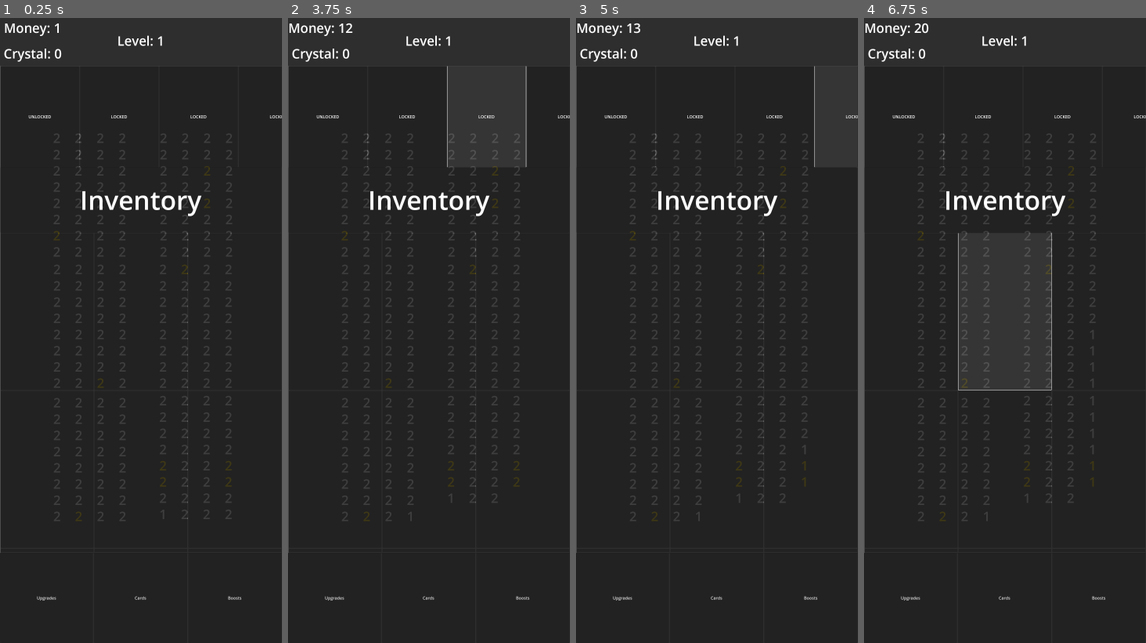
Above: before the commit, frames 1-4 (left to right).
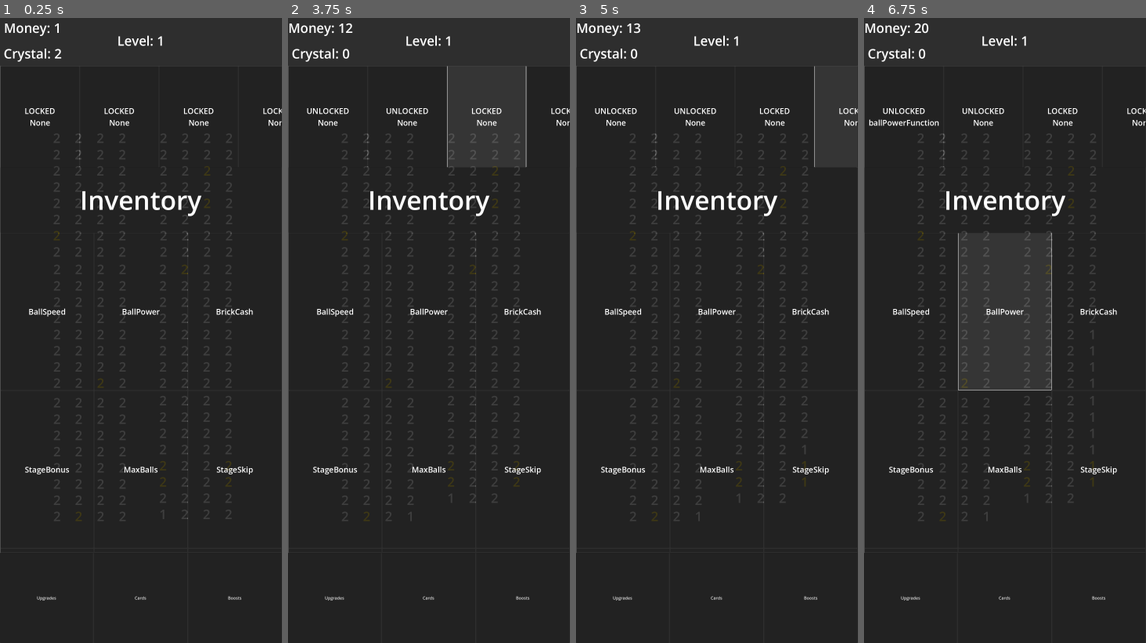
Above: after the commit, the same moments.

Repository: bondhusjude/IdleBrickGame
Game: Godot game, scene res://Scenes/main.tscn
The game is run twice, just before and just after one commit, with the same random seed, the same clock (stepped at 60 frames per second) and the same inputs. The engine's default icon, where the game draws it, is replaced by a stand-in: a white triangle on a blue panel in a dark square.
Inputs (mouse positions are in pixels of both pictures, inside the frame that each line leads up to):
- Up to frame 1 (0.25 s): no input
- Up to frame 2 (3.75 s): click "UNLOCKED" (after the commit: "LOCKED None") at 0.5 s; click "UNLOCKED" (after the commit: "UNLOCKED None") at 1.25 s; click "LOCKED" (after the commit: "LOCKED None") at 2 s; click "LOCKED" (after the commit: "UNLOCKED None") at 2.75 s; click "LOCKED" (after the commit: "LOCKED None") at 3.5 s
- Up to frame 3 (5 s): click "LOCKED" (after the commit: "LOCKED None") at 4.25 s
- Up to frame 4 (6.75 s): click (911, 311) at 5 s; click "UNLOCKED" (after the commit: "UNLOCKED ballSpeedFunction") at 5.75 s; click (1005, 311) at 6.5 s

The runs differ from the first frame. In frame 1, 1.0% of the frame differs, in the area x 8-100%, y 5-74%; in frame 2, 1.0%; in frame 3, 1.0%; in frame 4, 1.1%, in the area x 1-100%, y 14-74%.

Commit message:
added functionality to the cards menu you can now unlock slots and changing the unlocked slots out with different cards that are available in the card pool

Diff:
--- a/GameManager/MainMan/GameManager.tres
+++ b/GameManager/MainMan/GameManager.tres
@@ -5,7 +5,7 @@
 [resource]
 script = ExtResource("1_q4res")
 _money = 0
-_crystal = 0
+_crystal = 2
 _level = 1
 _goldBonus = 1.1
 _normal_brick_chance = 0.95
--- a/Scenes/main.tscn
+++ b/Scenes/main.tscn
@@ -21,8 +21,29 @@
 [sub_resource type="LabelSettings" id="LabelSettings_xrbhn"]
 font_size = 70
 
+[sub_resource type="LabelSettings" id="LabelSettings_766su"]
+font_size = 30
+
+[sub_resource type="LabelSettings" id="LabelSettings_kbflt"]
+font_size = 30
+
+[sub_resource type="LabelSettings" id="LabelSettings_krlvm"]
+font_size = 30
+
+[sub_resource type="LabelSettings" id="LabelSettings_eoy0r"]
+font_size = 30
+
+[sub_resource type="LabelSettings" id="LabelSettings_pmnvg"]
+font_size = 30
+
+[sub_resource type="LabelSettings" id="LabelSettings_a2b4h"]
+font_size = 30
+
 [sub_resource type="LabelSettings" id="LabelSettings_sefct"]
 font_size = 100
+
+[sub_resource type="LabelSettings" id="LabelSettings_8qxd8"]
+font_size = 30
 
 [sub_resource type="LabelSettings" id="LabelSettings_do6o2"]
 font_size = 80
@@ -589,6 +610,8 @@
 size_flags_horizontal = 3
 size_flags_vertical = 3
 script = ExtResource("8_8icbw")
+gameMan = ExtResource("4_f61w4")
+ball = ExtResource("5_6yf3o")
 
 [node name="ActiveCards" type="ScrollContainer" parent="FullScreen/ExtraMenu/Cards"]
 layout_mode = 1
@@ -626,6 +649,7 @@
 anchor_bottom = 1.0
 grow_horizontal = 2
 grow_vertical = 2
+label_settings = SubResource("LabelSettings_766su")
 horizontal_alignment = 1
 vertical_alignment = 1
 
@@ -650,6 +674,7 @@
 anchor_bottom = 1.0
 grow_horizontal = 2
 grow_vertical = 2
+label_settings = SubResource("LabelSettings_kbflt")
 horizontal_alignment = 1
 vertical_alignment = 1
 
@@ -674,6 +699,7 @@
 anchor_bottom = 1.0
 grow_horizontal = 2
 grow_vertical = 2
+label_settings = SubResource("LabelSettings_krlvm")
 horizontal_alignment = 1
 vertical_alignment = 1
 
@@ -698,6 +724,7 @@
 anchor_bottom = 1.0
 grow_horizontal = 2
 grow_vertical = 2
+label_settings = SubResource("LabelSettings_eoy0r")
 horizontal_alignment = 1
 vertical_alignment = 1
 
@@ -722,6 +749,7 @@
 anchor_bottom = 1.0
 grow_horizontal = 2
 grow_vertical = 2
+label_settings = SubResource("LabelSettings_pmnvg")
 horizontal_alignment = 1
 vertical_alignment = 1
 
@@ -746,6 +774,7 @@
 anchor_bottom = 1.0
 grow_horizontal = 2
 grow_vertical = 2
+label_settings = SubResource("LabelSettings_a2b4h")
 horizontal_alignment = 1
 vertical_alignment = 1
 
@@ -799,15 +828,51 @@
 size_flags_horizontal = 3
 mouse_filter = 1
 
+[node name="Label" type="Label" parent="FullScreen/ExtraMenu/Cards/CardsAvailable/VBoxContainer/HBoxContainer/BallSpeed"]
+layout_mode = 1
+anchors_preset = 15
+anchor_right = 1.0
+anchor_bottom = 1.0
+grow_horizontal = 2
+grow_vertical = 2
+text = "BallSpeed"
+label_settings = SubResource("LabelSettings_8qxd8")
+horizontal_alignment = 1
+vertical_alignment = 1
+
 [node name="BallPower" type="Button" parent="FullScreen/ExtraMenu/Cards/CardsAvailable/VBoxContainer/HBoxContainer"]
 layout_mode = 2
 size_flags_horizontal = 3
 mouse_filter = 1
 
+[node name="Label" type="Label" parent="FullScreen/ExtraMenu/Cards/CardsAvailable/VBoxContainer/HBoxContainer/BallPower"]
+layout_mode = 1
+anchors_preset = 15
+anchor_right = 1.0
+anchor_bottom = 1.0
+grow_horizontal = 2
+grow_vertical = 2
+text = "BallPower"
+label_settings = SubResource("LabelSettings_8qxd8")
+horizontal_alignment = 1
+vertical_alignment = 1
+
 [node name="BrickCash" type="Button" parent="FullScreen/ExtraMenu/Cards/CardsAvailable/VBoxContainer/HBoxContainer"]
 layout_mode = 2
 size_flags_horizontal = 3
 mouse_filter = 1
+
+[node name="Label" type="Label" parent="FullScreen/ExtraMenu/Cards/CardsAvailable/VBoxContainer/HBoxContainer/BrickCash"]
+layout_mode = 1
+anchors_preset = 15
+anchor_right = 1.0
+anchor_bottom = 1.0
+grow_horizontal = 2
+grow_vertical = 2
+text = "BrickCash"
+label_settings = SubResource("LabelSettings_8qxd8")
+horizontal_alignment = 1
+vertical_alignment = 1
 
 [node name="HBoxContainer2" type="HBoxContainer" parent="FullScreen/ExtraMenu/Cards/CardsAvailable/VBoxContainer"]
 custom_minimum_size = Vector2(0, 600)
@@ -819,15 +884,51 @@
 size_flags_horizontal = 3
 mouse_filter = 1
 
+[node name="Label" type="Label" parent="FullScreen/ExtraMenu/Cards/CardsAvailable/VBoxContainer/HBoxContainer2/StageBonus"]
+layout_mode = 1
+anchors_preset = 15
+anchor_right = 1.0
+anchor_bottom = 1.0
+grow_horizontal = 2
+grow_vertical = 2
+text = "StageBonus"
+label_settings = SubResource("LabelSettings_8qxd8")
+horizontal_alignment = 1
+vertical_alignment = 1
+
 [node name="MaxBalls" type="Button" parent="FullScreen/ExtraMenu/Cards/CardsAvailable/VBoxContainer/HBoxContainer2"]
 layout_mode = 2
 size_flags_horizontal = 3
 mouse_filter = 1
 
+[node name="Label" type="Label" parent="FullScreen/ExtraMenu/Cards/CardsAvailable/VBoxContainer/HBoxContainer2/MaxBalls"]
+layout_mode = 1
+anchors_preset = 15
+anchor_right = 1.0
+anchor_bottom = 1.0
+grow_horizontal = 2
+grow_vertical = 2
+text = "MaxBalls"
+label_settings = SubResource("LabelSettings_8qxd8")
+horizontal_alignment = 1
+vertical_alignment = 1
+
 [node name="StageSkip" type="Button" parent="FullScreen/ExtraMenu/Cards/CardsAvailable/VBoxContainer/HBoxContainer2"]
 layout_mode = 2
 size_flags_horizontal = 3
 mouse_filter = 1
+
+[node name="Label" type="Label" parent="FullScreen/ExtraMenu/Cards/CardsAvailable/VBoxContainer/HBoxContainer2/StageSkip"]
+layout_mode = 1
+anchors_preset = 15
+anchor_right = 1.0
+anchor_bottom = 1.0
+grow_horizontal = 2
+grow_vertical = 2
+text = "StageSkip"
+label_settings = SubResource("LabelSettings_8qxd8")
+horizontal_alignment = 1
+vertical_alignment = 1
 
 [node name="HBoxContainer3" type="HBoxContainer" parent="FullScreen/ExtraMenu/Cards/CardsAvailable/VBoxContainer"]
 custom_minimum_size = Vector2(0, 600)
@@ -839,15 +940,51 @@
 size_flags_horizontal = 3
 mouse_filter = 1
 
+[node name="Label" type="Label" parent="FullScreen/ExtraMenu/Cards/CardsAvailable/VBoxContainer/HBoxContainer3/GoldBrickChance"]
+layout_mode = 1
+anchors_preset = 15
+anchor_right = 1.0
+anchor_bottom = 1.0
+grow_horizontal = 2
+grow_vertical = 2
+text = "GoldBrickChance"
+label_settings = SubResource("LabelSettings_8qxd8")
+horizontal_alignment = 1
+vertical_alignment = 1
+
 [node name="GoldBrickBonus" type="Button" parent="FullScreen/ExtraMenu/Cards/CardsAvailable/VBoxContainer/HBoxContainer3"]
 layout_mode = 2
 size_flags_horizontal = 3
 mouse_filter = 1
 
+[node name="Label" type="Label" parent="FullScreen/ExtraMenu/Cards/CardsAvailable/VBoxContainer/HBoxContainer3/GoldBrickBonus"]
+layout_mode = 1
+anchors_preset = 15
+anchor_right = 1.0
+anchor_bottom = 1.0
+grow_horizontal = 2
+grow_vertical = 2
+text = "GoldBrickBonus"
+label_settings = SubResource("LabelSettings_8qxd8")
+horizontal_alignment = 1
+vertical_alignment = 1
+
 [node name="Laser" type="Button" parent="FullScreen/ExtraMenu/Cards/CardsAvailable/VBoxContainer/HBoxContainer3"]
 layout_mode = 2
 size_flags_horizontal = 3
 mouse_filter = 1
+
+[node name="Label" type="Label" parent="FullScreen/ExtraMenu/Cards/CardsAvailable/VBoxContainer/HBoxContainer3/Laser"]
+layout_mode = 1
+anchors_preset = 15
+anchor_right = 1.0
+anchor_bottom = 1.0
+grow_horizontal = 2
+grow_vertical = 2
+text = "Laser"
+label_settings = SubResource("LabelSettings_8qxd8")
+horizontal_alignment = 1
+vertical_alignment = 1
 
 [node name="Boosts" type="Panel" parent="FullScreen/ExtraMenu"]
 visible = false
@@ -926,12 +1063,6 @@
 [connection signal="pressed" from="FullScreen/ExtraMenu/Upgrades/Upgrades/VBoxContainer/BasicBall/plusBall" to="FullScreen/ExtraMenu/Upgrades/Upgrades/VBoxContainer/BasicBall" method="_on_plus_ball_pressed"]
 [connection signal="pressed" from="FullScreen/ExtraMenu/Upgrades/Upgrades/VBoxContainer/BasicBall/Power" to="FullScreen/ExtraMenu/Upgrades/Upgrades/VBoxContainer/BasicBall" method="_on_power_pressed"]
 [connection signal="pressed" from="FullScreen/ExtraMenu/Upgrades/Upgrades/VBoxContainer/BasicBall/Speed" to="FullScreen/ExtraMenu/Upgrades/Upgrades/VBoxContainer/BasicBall" method="_on_speed_pressed"]
-[connection signal="pressed" from="FullScreen/ExtraMenu/Cards/ActiveCards/HBoxContainer/ActiveButton1" to="FullScreen/ExtraMenu/Cards" method="_on_active_button_1_pressed"]
-[connection signal="pressed" from="FullScreen/ExtraMenu/Cards/ActiveCards/HBoxContainer/ActiveButton2" to="FullScreen/ExtraMenu/Cards" method="_on_active_button_2_pressed"]
-[connection signal="pressed" from="FullScreen/ExtraMenu/Cards/ActiveCards/HBoxContainer/ActiveButton3" to="FullScreen/ExtraMenu/Cards" method="_on_active_button_3_pressed"]
-[connection signal="pressed" from="FullScreen/ExtraMenu/Cards/ActiveCards/HBoxContainer/ActiveButton4" to="FullScreen/ExtraMenu/Cards" method="_on_active_button_4_pressed"]
-[connection signal="pressed" from="FullScreen/ExtraMenu/Cards/ActiveCards/HBoxContainer/ActiveButton5" to="FullScreen/ExtraMenu/Cards" method="_on_active_button_5_pressed"]
-[connection signal="pressed" from="FullScreen/ExtraMenu/Cards/ActiveCards/HBoxContainer/ActiveButton6" to="FullScreen/ExtraMenu/Cards" method="_on_active_button_6_pressed"]
 [connection signal="pressed" from="FullScreen/ExtraMenu/Cards/CardsAvailable/VBoxContainer/HBoxContainer/BallSpeed" to="FullScreen/ExtraMenu/Cards" method="_on_ball_speed_pressed"]
 [connection signal="pressed" from="FullScreen/ExtraMenu/Cards/CardsAvailable/VBoxContainer/HBoxContainer/BallPower" to="FullScreen/ExtraMenu/Cards" method="_on_ball_power_pressed"]
 [connection signal="pressed" from="FullScreen/ExtraMenu/Cards/CardsAvailable/VBoxContainer/HBoxContainer/BrickCash" to="FullScreen/ExtraMenu/Cards" method="_on_brick_cash_pressed"]
--- a/UI/boosts.gd
+++ b/UI/boosts.gd
@@ -5,9 +5,7 @@
 @onready var GameMan = $"../../../GameManager"
 
 func canPay(price: int) -> bool:
-	if price >= GameManClass.getCrystal():
-		return true
-	return false
+	return GameManClass.getCrystal() >= price
 
 ## TODO set values to be real price in files
 
--- a/UI/cards.gd
+++ b/UI/cards.gd
@@ -14,19 +14,35 @@
 @export var usable = []
 
 func _ready() -> void:
+	activebutton1.pressed.connect(on_active_button_pressed.bind(0))
+	activebutton2.pressed.connect(on_active_button_pressed.bind(1))
+	activebutton3.pressed.connect(on_active_button_pressed.bind(2))
+	activebutton4.pressed.connect(on_active_button_pressed.bind(3))
+	activebutton5.pressed.connect(on_active_button_pressed.bind(4))
+	activebutton6.pressed.connect(on_active_button_pressed.bind(5))
+
 	usable = [
-		{"state": State.UNLOCKED, "object": activebutton1, "empty": "y"},
-		{"state": State.LOCKED, "object": activebutton2, "empty": "y"},
-		{"state": State.LOCKED, "object": activebutton3, "empty": "y"},
-		{"state": State.LOCKED, "object": activebutton4, "empty": "y"},
-		{"state": State.LOCKED, "object": activebutton5, "empty": "y"},
-		{"state": State.LOCKED, "object": activebutton6, "empty": "y"},
+		{"state": State.LOCKED, "object": activebutton1, "empty": true, "effect": null},
+		{"state": State.LOCKED, "object": activebutton2, "empty": true, "effect": null},
+		{"state": State.LOCKED, "object": activebutton3, "empty": true, "effect": null},
+		{"state": State.LOCKED, "object": activebutton4, "empty": true, "effect": null},
+		{"state": State.LOCKED, "object": activebutton5, "empty": true, "effect": null},
+		{"state": State.LOCKED, "object": activebutton6, "empty": true, "effect": null},
 	]
 
 func _process(_delta: float) -> void:
 	for i in usable:
-		#update labels inside the buttons so that we know if they are unclocked or not
-		i.get("object").find_child("Label").text = State.keys()[i.get("state")]
+		var label = i.get("object").find_child("Label")
+		if label:
+			var effect_name = "None"
+			if i.get("effect"):
+				var effect_str = str(i.get("effect"))
+				var parts = effect_str.split("::")
+				if parts.size() > 1:
+					effect_name = parts[1]  # Extract function name
+			label.text = State.keys()[i.get("state")] + "\n" + effect_name
+		if not i.get("empty") and i.get("effect"):
+			i.get("effect").call()
 
 func unlockSlot(obj: Button):
 	for i in usable:
@@ -36,79 +52,86 @@
 			return
 	push_error("Button not found:", obj.name)
 
+func canPay(price: int) -> bool:
+	return gameMan.getCrystal() >= price
+
+func on_active_button_pressed(index: int) -> void:
+	if usable[index]["state"] == State.UNLOCKED:
+		usable[index]["state"] = State.UNLOCKED
+		usable[index]["empty"] = true
+		usable[index]["effect"] = null
+	else:
+		#index is a parrelle array to the index of the button that is pressed,
+		##first button price is 0 index
+		var price = [1, 1, 1, 1, 1, 1][index]
+		if canPay(price):
+			gameMan.removeCrystal(price)
+			usable[index]["state"] = State.UNLOCKED
+			usable[index]["empty"] = true
+		else:
+			print("Can't Pay")
+
+func checkForOpening(function):
+	for i in usable:
+		if i["state"] == State.UNLOCKED and i["empty"] == true:
+			i["effect"] = function
+			i["empty"] = false
+			print("Effect applied to slot:", i.get("object").name)
+			return
+	print("No unlocked and empty slots available.")
+
 func _on_ball_speed_pressed() -> void:
-	pass # Replace with function body.
+	checkForOpening(ballSpeedFunction)
+
+func _on_ball_power_pressed() -> void:
+	checkForOpening(ballPowerFunction)
+
+func _on_brick_cash_pressed() -> void:
+	checkForOpening(stageBonusFunction)
+
+func _on_stage_bonus_pressed() -> void:
+	checkForOpening(stageBonusFunction)
+
+func _on_max_balls_pressed() -> void:
+	checkForOpening(maxBallsFunction)
+
+func _on_stage_skip_pressed() -> void:
+	checkForOpening(stageSkipFunction)
+
+func _on_gold_brick_chance_pressed() -> void:
+	checkForOpening(goldBrickChanceFunction)
+
+func _on_gold_brick_bonus_pressed() -> void:
+	checkForOpening(goldBrickBonusFunction)
+
+func _on_laser_pressed() -> void:
+	checkForOpening(laserFunction)
 
 
-func _on_ball_power_pressed() -> void:
-	pass # Replace with function body.
+## TODO Need to finish implementing the rest of the cards
+func ballSpeedFunction():
+	pass
 
+func ballPowerFunction():
+	pass
 
-func _on_brick_cash_pressed() -> void:
-	pass # Replace with function body.
+func brickCashFunction():
+	pass
 
+func stageBonusFunction():
+	pass
 
-func _on_stage_bonus_pressed() -> void:
-	pass # Replace with function body.
+func maxBallsFunction():
+	pass
 
+func stageSkipFunction():
+	pass
 
-func _on_max_balls_pressed() -> void:
-	pass # Replace with function body.
+func goldBrickChanceFunction():
+	pass
 
+func goldBrickBonusFunction():
+	pass
 
-func _on_stage_skip_pressed() -> void:
-	pass # Replace with function body.
-
-
-func _on_gold_brick_chance_pressed() -> void:
-	pass # Replace with function body.
-
-
-func _on_gold_brick_bonus_pressed() -> void:
-	pass # Replace with function body.
-
-
-func _on_laser_pressed() -> void:
-	pass # Replace with function body.
-
-
-func _on_active_button_1_pressed() -> void:
-	if usable[0]["state"] == State.UNLOCKED:
-		pass
-	else:
-		pass
-
-
-func _on_active_button_2_pressed() -> void:
-	if usable[1]["state"] == State.UNLOCKED:
-		pass
-	else:
-		pass
-
-
-func _on_active_button_3_pressed() -> void:
-	if usable[2]["state"] == State.UNLOCKED:
-		pass
-	else:
-		pass
-
-
-func _on_active_button_4_pressed() -> void:
-	if usable[3]["state"] == State.UNLOCKED:
-		pass
-	else:
-		pass
-
-
-func _on_active_button_5_pressed() -> void:
-	if usable[4]["state"] == State.UNLOCKED:
-		pass
-	else:
-		pass
-
-
-func _on_active_button_6_pressed() -> void:
-	if usable[5]["state"] == State.UNLOCKED:
-		pass
-	else:
-		pass
+func laserFunction():
+	pass
Not shown: 1 places in Scenes/main.tscn that only renumber resources
